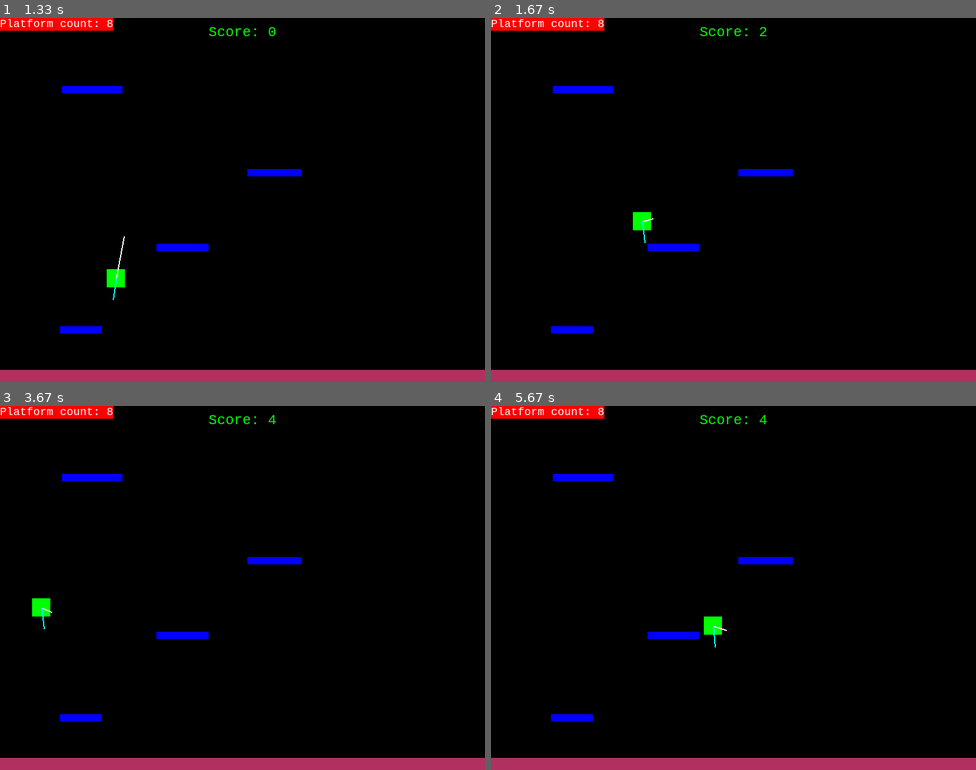
Above: before the commit, frames 1-4 (two rows, left to right).
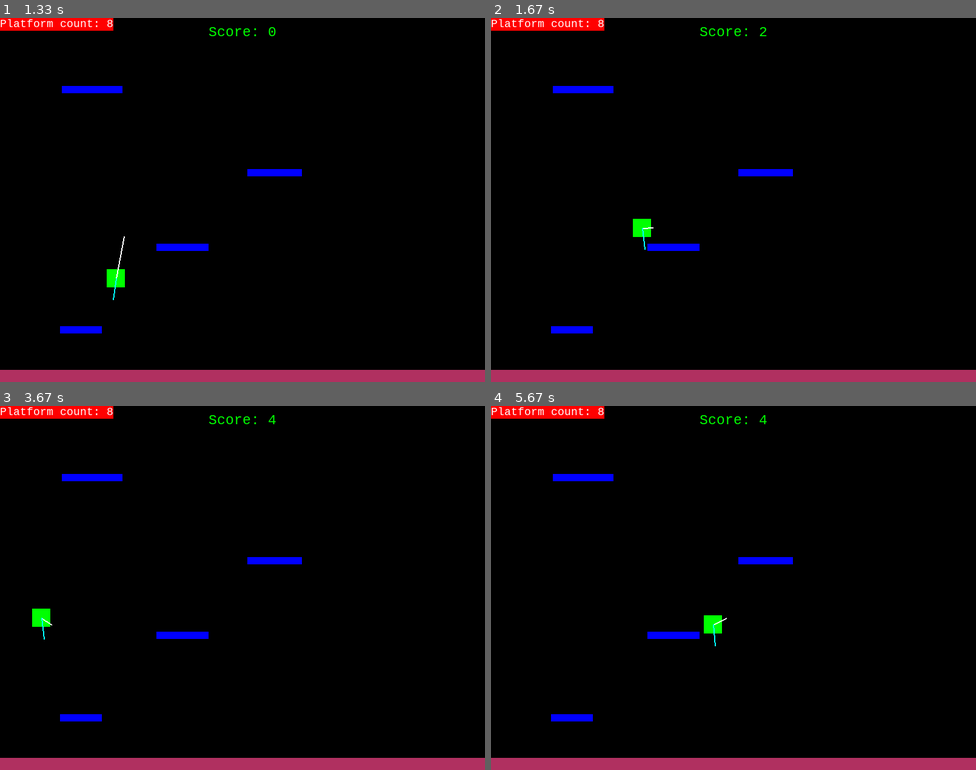
Above: after the commit, the same moments.

Repository: kgndnc/plat-jump-pygame
Game: pygame game, started from main.py
Two runs of this game, one before a commit and one after it. Both use one fixed random seed, a clock stepped at 60 frames per second and the inputs below.
Inputs:
- Up to frame 1 (1.33 s): tap Space at 0.33 s; hold Right 0.67-1.13 s; hold Up from 1.17 s (still down)
- Up to frame 2 (1.67 s): release Up at 1.47 s; hold Right from 1.5 s (still down)
- Up to frame 3 (3.67 s): release Right at 1.97 s; hold Left 2-2.53 s; hold Left 2.57-2.97 s; hold Up 3-3.37 s; hold Right from 3.4 s (still down)
- Up to frame 4 (5.67 s): release Right at 4.03 s; hold Left 4.07-4.53 s; hold Right 4.57-5.03 s; hold Up 5.07-5.37 s; hold Right from 5.4 s (still down); tap Space at 5.47 s

Frame 1 is identical in both runs. In frame 2, 0.2% of the frame differs, in the area x 29-34%, y 53-64%; in frame 3, 0.2%, in the area x 6-11%, y 52-65%; in frame 4, less than 0.1%.

Commit message:
Add moving platforms

Diff:
--- a/Player.py
+++ b/Player.py
@@ -91,8 +91,8 @@
     def cancel_jump(self):
         # decrease y velocity when player doesn't hold
         # the jump button
-        if self.jumping and self.vel.y < -3:
-            self.vel.y = -3
+        if self.jumping and self.vel.y < -2:
+            self.vel.y = -2
 
     def draw_vel_vector(self, display_surface):
         pygame.draw.line(
--- a/main.py
+++ b/main.py
@@ -9,8 +9,6 @@
 
 from utils import check_hi_score, read_hi_scores
 
-# TODO: Moving Platforms
-
 
 class platform_cs(pygame.sprite.Sprite):
     def __init__(self, initial=False):
@@ -18,6 +16,26 @@
         self.surf = pygame.Surface((random.randint(50, 100), 12))
         self.surf.fill("blue")
         self.rect = self.surf.get_rect(center=(random.randint(0, WIDTH - 10), random.randint(0, HEIGHT - 30)))
+
+        # moving platform
+        self.speed_quo = random.randint(1, 2)
+        self.speed = random.choice([-1, 0, 0, 0, 1])
+        if self.speed != 0:
+            self.speed *= self.speed_quo
+
+        self.moving = True
+
+    def move(self, player):
+        hits = self.rect.colliderect(player.rect)
+        if self.moving == True:
+            self.rect.move_ip(self.speed, 0)
+            # positioning on moving platforms
+            if hits:
+                player.pos += (self.speed, 0)
+            if self.speed > 0 and self.rect.left > WIDTH:
+                self.rect.right = 0
+            if self.speed < 0 and self.rect.right < 0:
+                self.rect.left = WIDTH
 
 
 # Constants
@@ -180,6 +198,7 @@
     PT1.surf = pygame.Surface((WIDTH, 20))
     PT1.surf.fill((255, 0, 0))
     PT1.rect = PT1.surf.get_rect(center=(WIDTH / 2, HEIGHT - 10))
+    PT1.moving = False
 
     P1 = Player()
     hi_score_achieved = False
@@ -228,6 +247,7 @@
                 # acc vector
                 entity.draw_acc_vector(display_surface)
             else:
+                entity.move(player=P1)
                 display_surface.blit(entity.surf, entity.rect)
 
         P1.move(platforms)
